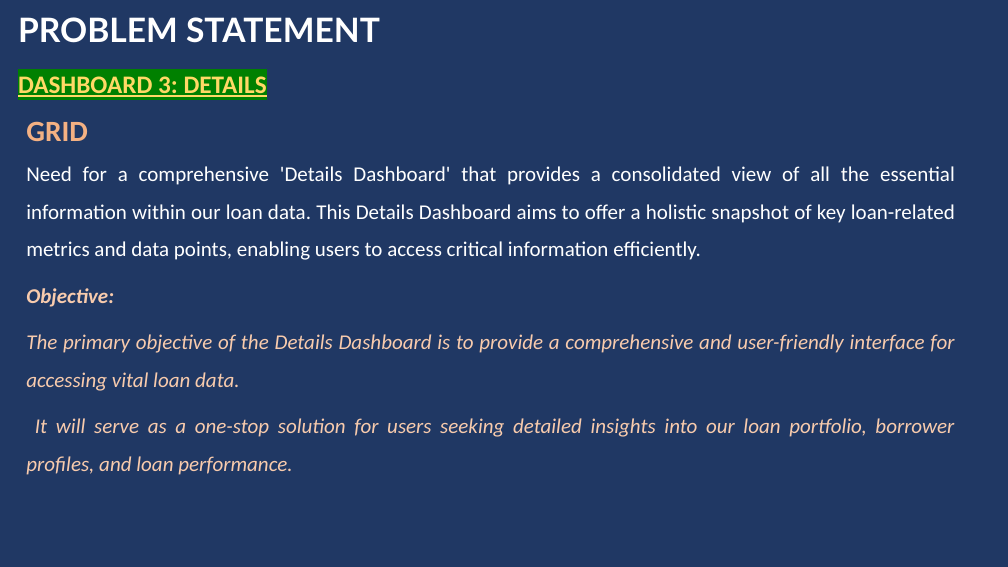
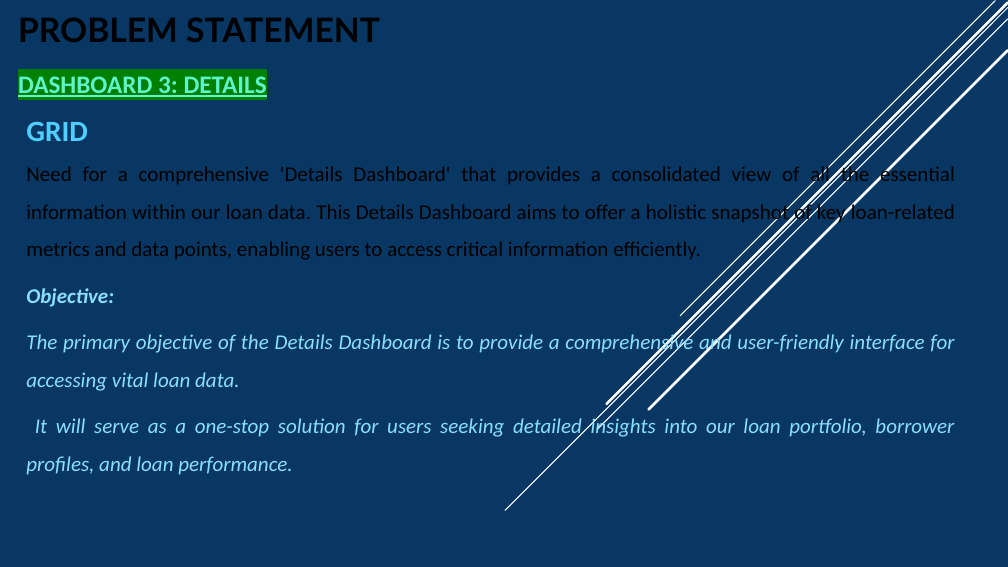
Before and after one commit to 13vInAyS/-Bank-Loan-Analysis-Project-SQL-SERVER-MANAGEMENT-STUDIO-Power-BI-Excel, a slide deck: slide 12 of Bank Loan PPT Power BI.pptx. Drawn at 1008x567 pixels with LibreOffice and Linux fonts; fonts in the diff are those of the drawing. Boxes give left, top, right and bottom in pixels: in the first picture for what was removed or moved away, otherwise in the second. Text is boxed around its words. In the diff, an @@ line names an element or a change of style, - is before the commit and + after.

```diff
--- a/Bank Loan PPT Power BI.pptx
+++ b/Bank Loan PPT Power BI.pptx
@@ background #203864 to #083763 @@
@@ text "PROBLEM STATEMENT" at bbox=[18, 17, 380, 42]: text colour #FFFFFF to #000000 @@
@@ line added from (1008, 8) to (505, 510), #FFFFFF 1 pt @@
@@ line added from (1008, 19) to (598, 429), #FFFFFF 1 pt @@
@@ line added from (1008, 3) to (606, 404), #FFFFFF 2.5 pt @@
@@ line added from (995, 1) to (681, 316), #FFFFFF 1 pt @@
@@ line added from (1008, 51) to (649, 410), #FFFFFF 2.5 pt @@
@@ text "DASHBOARD 3: DETAILS" at bbox=[18, 76, 267, 97]: text colour #FFD966 to #5FF3CA @@
@@ text "GRID" at bbox=[26, 122, 955, 475]: text colour #F4B183 to #4FCEFF in "GRID"; text colour #FFFFFF to #000000 in "Need for a comprehensive 'Details Dashboard' that ..."; text colour #F8CBAD to #8ADFFF in "Objective:", "The primary objective of the Details Dashboard ...", "It will serve as a one-stop solution ..." @@
```
Also in this commit, not shown: 12 other slides changed.
